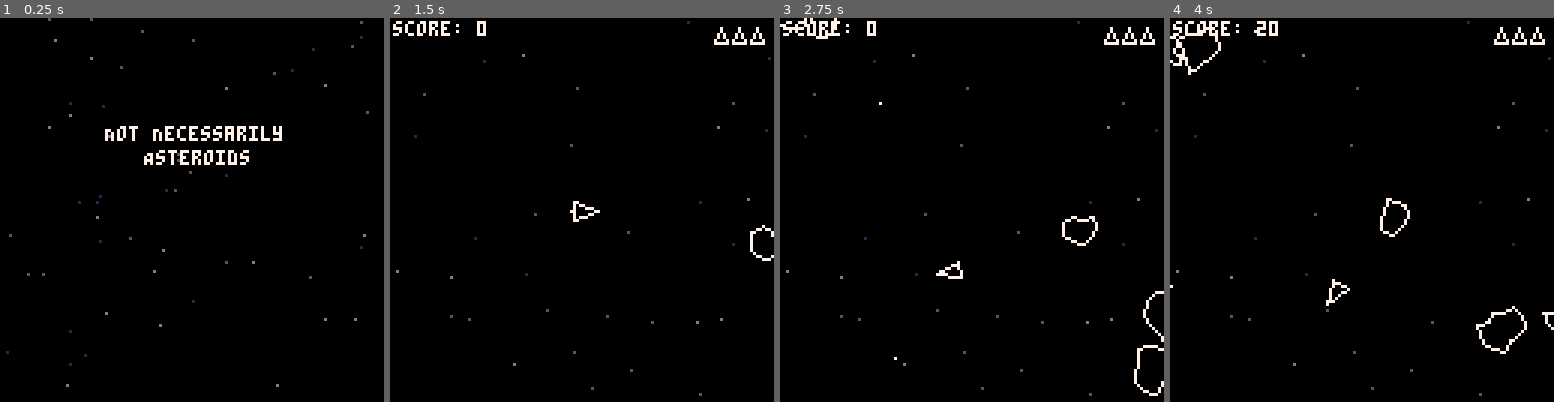
Above: before the commit, frames 1-4 (left to right).
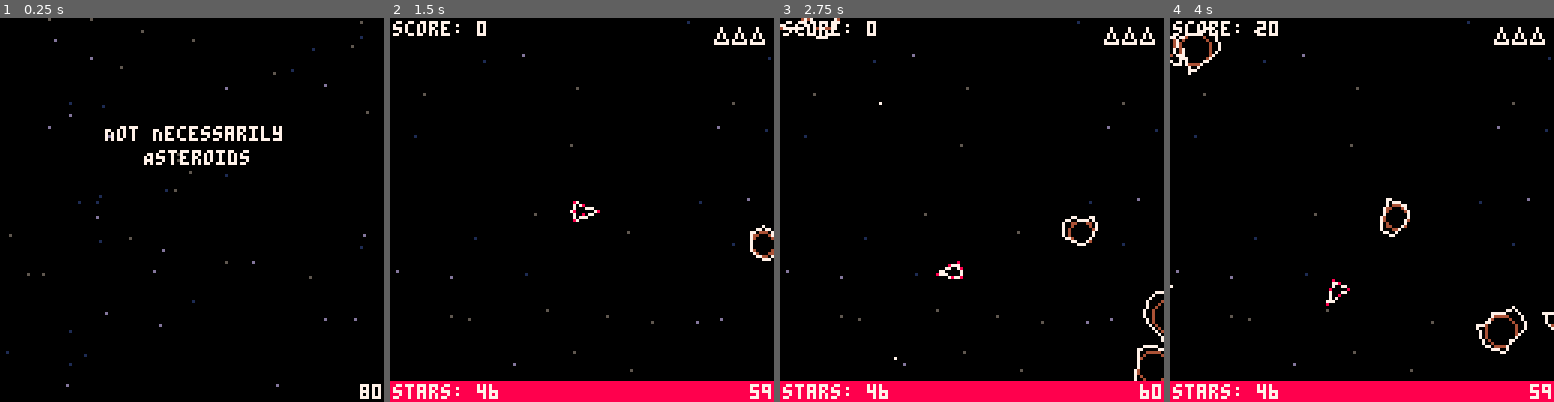
Above: after the commit, the same moments.

Repository: spencersokol/asteroids
Game: PICO-8 cartridge demo.p8
Two runs of this game, one before a commit and one after it. Both use one fixed random seed, a clock stepped at 60 frames per second and the inputs below.
Inputs:
- Up to frame 1 (0.25 s): no input
- Up to frame 2 (1.5 s): tap X (X key) at 0.33, 1.07 s; tap O (Z key) at 0.7 s
- Up to frame 3 (2.75 s): hold Right 1.6-2.1 s; tap O (Z key) at 1.7, 2.1, 2.5 s; tap X (X key) at 1.85 s; hold Up 2.15-2.42 s; hold Right from 2.47 s (still down)
- Up to frame 4 (4 s): tap O (Z key) at 2.9, 3.3, 3.7 s; tap X (X key) at 2.97 s; release Right at 3.03 s; hold Left 3.08-3.58 s

The runs differ from the first frame. In frame 1, 0.2% of the frame differs, in the area x 93-100%, y 95-100%; in frame 2, 5.6%; in frame 3, 5.7%; in frame 4, 5.9%, in the area x 0-100%, y 4-100%.

Commit message:
Add UFO sprites and some UFO related collisions

Diff:
--- a/demo.p8
+++ b/demo.p8
@@ -19,6 +19,7 @@
 #include src/entities/asteroid_medium.lua
 #include src/entities/asteroid_large.lua
 #include src/entities/ufo.lua
+#include src/entities/ufo_large.lua
 
 #include src/scenes/scene.lua
 #include src/scenes/title.lua
@@ -31,12 +32,14 @@
 end
 
 __gfx__
-00000000000000000000000000000000000000000000000000000000000000000000000000000000000000000000000000000000000000000000000000000000
-00000000000000000000000000000000000000000000000000000000000000000000000000000000000000000000000000000000000000000000000000000000
-00700700000000000000000000000000000000000000000000000000000000000000000000000000000000000000000000000000000000000000000000000000
-00077000000000000000000000000000000000000000000000000000000000000000000000000000000000000000000000000000000000000000000000000000
-00077000000000000000000000000000000000000000000000000000000000000000000000000000000000000000000000000000000000000000000000000000
-00700700000000000000000000000000000000000000000000000000000000000000000000000000000000000000000000000000000000000000000000000000
+00000000000077777777000000077000000000000000000000000000000000000000000000000000000000000000000000000000000000000000000000000000
+00000000000700000000700000700700000000000000000000000000000000000000000000000000000000000000000000000000000000000000000000000000
+00700700007000000000070007000070000000000000000000000000000000000000000000000000000000000000000000000000000000000000000000000000
+00077000777777777777777777777777000000000000000000000000000000000000000000000000000000000000000000000000000000000000000000000000
+00077000070000000000007070000007000000000000000000000000000000000000000000000000000000000000000000000000000000000000000000000000
+00700700007000000000070007000070000000000000000000000000000000000000000000000000000000000000000000000000000000000000000000000000
+00000000000700000000700007000070000000000000000000000000000000000000000000000000000000000000000000000000000000000000000000000000
+00000000000077777777000000777700000000000000000000000000000000000000000000000000000000000000000000000000000000000000000000000000
 
 
 
--- a/src/entities/ship.lua
+++ b/src/entities/ship.lua
@@ -49,10 +49,18 @@
 
     draw = function(_ENV)
 
-        line(front.x, front.y, rear_left.x, rear_left.y, 7)
-        line(front.x, front.y, rear_right.x, rear_right.y, 7)
-        line(rear_left.x, rear_left.y, rear_right.x, rear_right.y, 7)
+        for side in all(sides(_ENV)) do
+            line(side.x1, side.y1, side.x2, side.y2, 7)
+        end
 
     end,
 
+    sides = function(_ENV)
+        return {
+            { x1 = front.x, y1 = front.y, x2 = rear_left.x, y2 = rear_left.y },
+            { x1 = rear_left.x, y1 = rear_left.y, x2 = rear_right.x, y2 = rear_right.y },
+            { x1 = rear_right.x, y1 = rear_right.y, x2 = front.x, y2 = front.y },
+        }
+    end
+
 })
--- a/src/entities/ufo.lua
+++ b/src/entities/ufo.lua
@@ -2,11 +2,10 @@
 
     label = "ufo",
 
-    init = function(_ENV)
-
-        entity.init(_ENV)
+    reset = function(_ENV)
 
         score = 200
+
         buffer = 20
 
         -- start from left
@@ -35,12 +34,53 @@
 
     end,
 
+    init = function(_ENV)
+
+        entity.init(_ENV)
+
+        reset(_ENV)
+
+    end,
+
     update = function(_ENV)
 
         entity.update(_ENV)
 
+        handle_frames(_ENV)
+
+        handle_rotation(_ENV)
+
+        local xc = ltr and (x + 6) or (x - 6)
+
+        handle_firing(_ENV, xc, y + 2)
+
+        handle_movement(_ENV)
+
+    end,
+
+    draw = function(_ENV)
+
+        spr(3, x, y)
+
+    end,
+
+    destroy = function(_ENV)
+
+        entity.destroy(_ENV)
+
+        sfx(2)
+        explosion:new({ x = x, y = y, max = 15 })
+
+    end,
+
+    handle_frames = function(_ENV)
+
         frames += 1
         frames_since_firing += 1
+
+    end,
+
+    handle_rotation = function(_ENV)
 
         if (frames >= 30) then
 
@@ -60,6 +100,10 @@
             end
 
         end
+
+    end,
+
+    handle_firing = function(_ENV, xcoord, ycoord)
 
         if ((frames_since_firing % 20) == 0) then
 
@@ -83,8 +127,8 @@
 
                 bullet:new({
                     source = "ufo",
-                    x = x,
-                    y = y,
+                    x = xcoord,
+                    y = ycoord,
                     rotation = r
                 })
 
@@ -94,6 +138,10 @@
 
         end
 
+    end,
+
+    handle_movement = function(_ENV)
+
         -- update velocity
         x_velocity = cos(rotation) * speed
         y_velocity = sin(rotation) * speed
@@ -102,16 +150,11 @@
         x += x_velocity
         y += y_velocity
 
+        -- kill it if it makes it across the screen
         if (ltr and (x > (127 + buffer))) or (not ltr and (x < -buffer)) then
             entity.destroy(_ENV)
         end
 
-    end,
-
-    draw = function(_ENV)
-
-        rectfill(x - 3, y - 3, x + 3, y + 3, 8)
-
-    end,
+    end
 
 })
--- /dev/null
+++ b/src/entities/ufo_large.lua
@@ -0,0 +1,38 @@
+ufo_large = ufo:extend({
+
+    label = "ufo_large",
+
+    init = function(_ENV)
+
+        entity.init(_ENV)
+
+        reset(_ENV)
+
+        score = 500
+
+    end,
+
+    update = function(_ENV)
+
+        entity.update(_ENV)
+
+        handle_frames(_ENV)
+
+        handle_rotation(_ENV)
+
+        local xc = ltr and (x + 3) or (x - 3)
+
+        handle_firing(_ENV, x, y + 2)
+
+        handle_movement(_ENV)
+
+    end,
+
+    draw = function(_ENV)
+
+        spr(1, x - 4, y - 4)
+        spr(2, x + 4, y - 4)
+
+    end
+
+})
--- a/src/scenes/game.lua
+++ b/src/scenes/game.lua
@@ -42,7 +42,7 @@
 
         local asteroids = {}
         local bullets = {}
-        local ufo = nil
+        local current_ufo = nil
 
         -- update all and prep for collisions
         for e in all(entity.objects) do
@@ -51,6 +51,9 @@
                 add(bullets, e)
             elseif (e:is(asteroid)) then
                 add(asteroids, e)
+            elseif (e:is(ufo)) then
+                current_ufo = e
+                status("ufo")
             end
 
             e:update()
@@ -88,8 +91,17 @@
         for b in all(bullets) do
 
             -- collisions
-            if (("ufo" == b.source) and bullet_hits_player(_ENV, b)) then
-                lose_life(_ENV)
+            if (current_ufo) then
+
+                if (("ufo" == b.source) and bullet_hits_player(_ENV, b)) then
+                    lose_life(_ENV)
+                elseif (("player" == b.source) and bullet_hits_ufo(_ENV, b, current_ufo)) then
+                    status("bullet hit ufo")
+                    current_ufo:destroy()
+                    b:destroy()
+                    score += current_ufo.score
+                end
+
             end
 
             -- bullets should only travel so far
@@ -99,7 +111,7 @@
 
         end
 
-        if (not (ufo == nil) and ufo_hits_player(_ENV, ufo)) then
+        if (current_ufo and ufo_hits_player(_ENV, current_ufo)) then
             lose_life(_ENV)
         end
 
@@ -114,10 +126,12 @@
         cls()
 
         local asteroids = {}
+        local current_ufo = nil
 
         -- draw everything but the stars first
         for e in all(entity.objects) do
             if (e:is(asteroid)) add(asteroids, e)
+            if (e:is(ufo)) current_ufo = e
             if (not e:is(star)) e:draw()
         end
 
@@ -130,10 +144,14 @@
                     draw_star = false
                     break
                 end
-                if (star_behind_player(_ENV, e, a)) then
-                    draw_star = false
-                    break
-                end
+            end
+
+            if (star_behind_player(_ENV, e)) then
+                draw_star = false
+            end
+
+            if (current_ufo and star_behind_ufo(_ENV, e, current_ufo)) then
+                draw_star = false
             end
 
             if (draw_star) e:draw()
@@ -188,6 +206,14 @@
         return point_in_circle(s.x, s.y, a.x, a.y, a.radius)
     end,
 
+    star_behind_ufo = function(_ENV, s, ufo)
+
+        local x1 = ufo:is(ufo_large) and (ufo.x - 8) or (ufo.x - 4)
+        local x2 = ufo:is(ufo_large) and (ufo.x + 8) or (ufo.x + 4)
+
+        return point_in_rectangle(s.x, s.y, x1, ufo.y - 4, x2, ufo.y + 4)
+    end,
+
     star_behind_player = function(_ENV, s)
         return point_in_circle(s.x, s.y, player.x, player.y, 3)
     end,
@@ -196,8 +222,16 @@
 
     end,
 
+    bullet_hits_ufo = function(_ENV, b, ufo)
+
+        local x1 = ufo:is(ufo_large) and (ufo.x - 8) or (ufo.x - 4)
+        local x2 = ufo:is(ufo_large) and (ufo.x + 8) or (ufo.x + 4)
+
+        return point_in_rectangle(b.x, b.y, x1, ufo.y - 4, x2, ufo.y + 4)
+    end,
+
     bullet_hits_player = function(_ENV, b)
-
+        return point_in_polygon(b.x, b.y, player:sides())
     end,
 
     bullet_hits_asteroid = function(_ENV, b, a)
@@ -240,7 +274,18 @@
 
     spawn_ufo = function(_ENV)
 
-        ufo:new()
+        local ufo_types = {
+            ufo,
+            ufo,
+            ufo_large,
+            ufo_large,
+            ufo_large,
+            ufo_large,
+            ufo_large
+        }
+        local ufo_type = rnd(ufo_types)
+
+        ufo_type:new()
         seconds_since_ufo_spawn = 0
 
     end,
--- a/src/utils/2dcollision.lua
+++ b/src/utils/2dcollision.lua
@@ -21,3 +21,32 @@
 function line_in_circle(x1, y1, x2, y2, cx, cy, radius)
     return false
 end
+
+function point_in_rectangle(x, y, x1, y1, x2, y2)
+
+    -- transpose everything just to make
+    -- sure every coord is positive
+    x += 128
+    y += 128
+    x1 += 128
+    y1 += 128
+    x2 += 128
+    y2 += 128
+
+    return ((x >= x1) and (y >= y1) and (x <= x2) and (y <= y2))
+end
+
+function point_in_polygon(x, y, sides)
+
+    local collision = false
+
+    for side in all(sides) do
+        if (((side.y1 >= y and side.y2 < y) or (side.y1 < y and side.y2 >= y)) and
+            (x < (side.x2 - side.x1) * (y - side.y1) / (side.y2 - side.y1) + side.x1)) then
+                collision = not collision
+        end
+    end
+
+    return collision
+
+end
--- a/src/utils/globals.lua
+++ b/src/utils/globals.lua
@@ -2,7 +2,7 @@
 _g = _ENV
 
 -- debug
-debug = false
+debug = true
 
 -- empty function
 _noop = function() end
Not shown, changed: README.md
